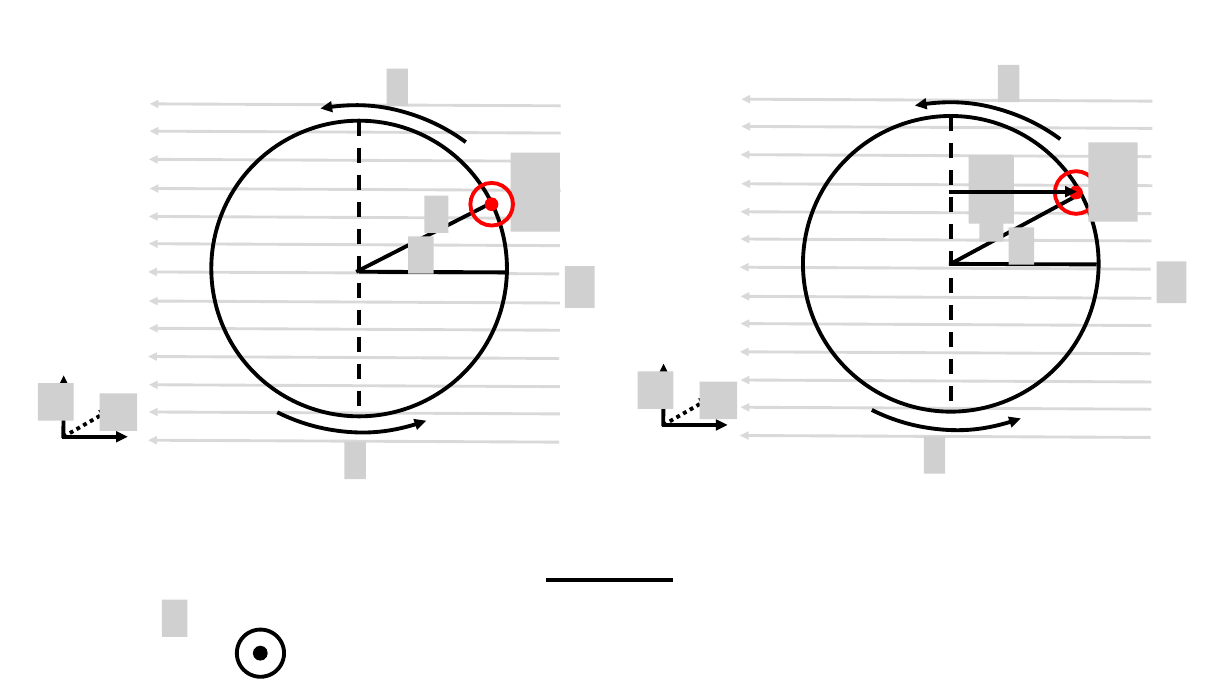
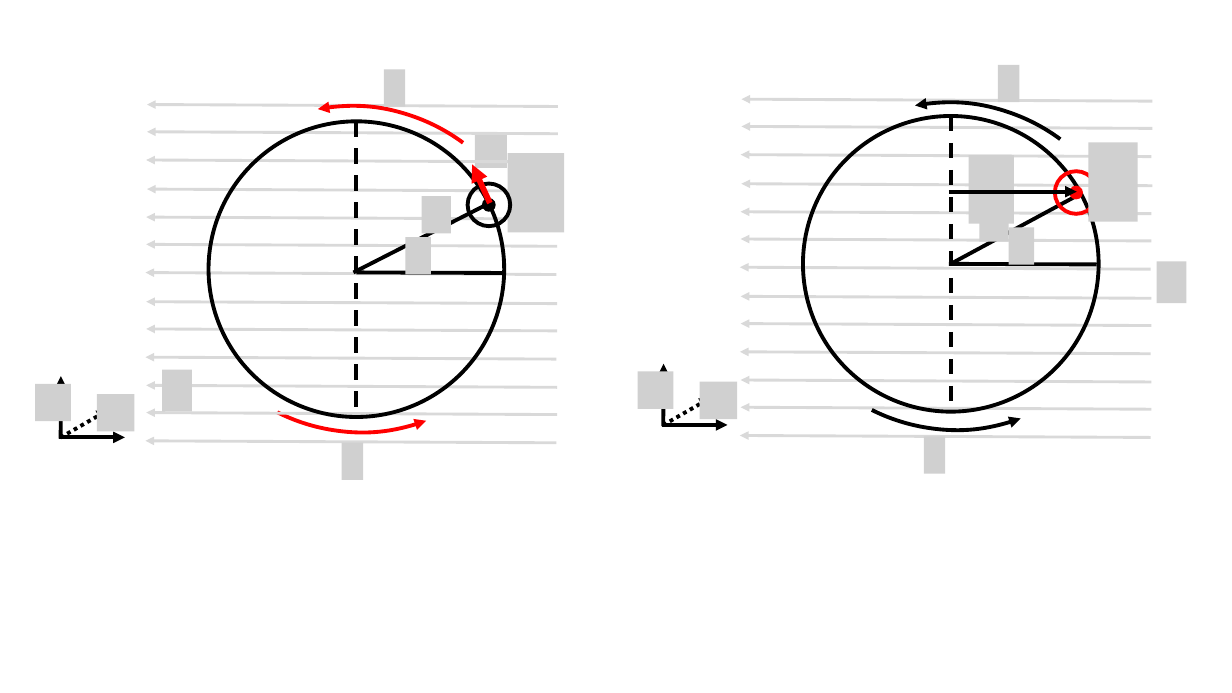
Before and after one commit to OSTP/PhysicsArtofModelling, a slide deck: slide 10 of tex/figures/MagneticForce/Figures.pptx. Drawn at 1232x693 pixels with LibreOffice and Linux fonts; fonts in the diff are those of the drawing; grey boxes stand for pictures; background and template pictures are left out. Boxes give left, top, right and bottom in pixels: in the first picture for what was removed or moved away, otherwise in the second. Text is boxed around its words. In the diff, an @@ line names an element or a change of style, - is before the commit and + after.

```diff
--- a/tex/figures/MagneticForce/Figures.pptx
+++ b/tex/figures/MagneticForce/Figures.pptx
@@ arc (boxed as its full ellipse) at bbox=[122, 5, 602, 486]: outline #000000 3 pt to #FF0000 3 pt @@
@@ arc (boxed as its full ellipse) at bbox=[134, 76, 570, 511]: outline #000000 3 pt to #FF0000 3 pt @@
@@ picture added at bbox=[475, 132, 507, 168] @@
@@ arrow added from (490, 203) to (472, 165), #FF0000 4.5 pt @@
@@ picture: place and size @@
-picture at bbox=[511, 152, 560, 232]
+picture at bbox=[508, 153, 565, 233]
@@ ellipse at bbox=[468, 184, 510, 226]: outline #FF0000 3 pt to #000000 3 pt @@
@@ ellipse at bbox=[484, 200, 494, 210]: fill #FF0000 to #000000; outline #FF0000 3 pt to #000000 3 pt @@
@@ picture: place and size @@
-picture at bbox=[980, 204, 1004, 241]
+picture at bbox=[980, 204, 1009, 241]
@@ picture removed at bbox=[565, 266, 594, 308] @@
@@ picture added at bbox=[162, 370, 191, 411] @@
@@ line removed from (674, 579) to (546, 579) @@
@@ picture removed at bbox=[162, 600, 188, 637] @@
@@ ellipse removed at bbox=[237, 629, 284, 677] @@
@@ ellipse removed at bbox=[255, 648, 266, 659] @@
```
Also in this commit, not shown: 2 other slides changed, 5 slides added, 4 slides removed.
